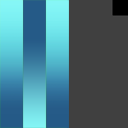
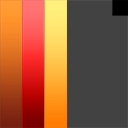
Layers edited between the first and the second 128 × 128 image:
hid "Ice" over [0, 0, 128, 128]
